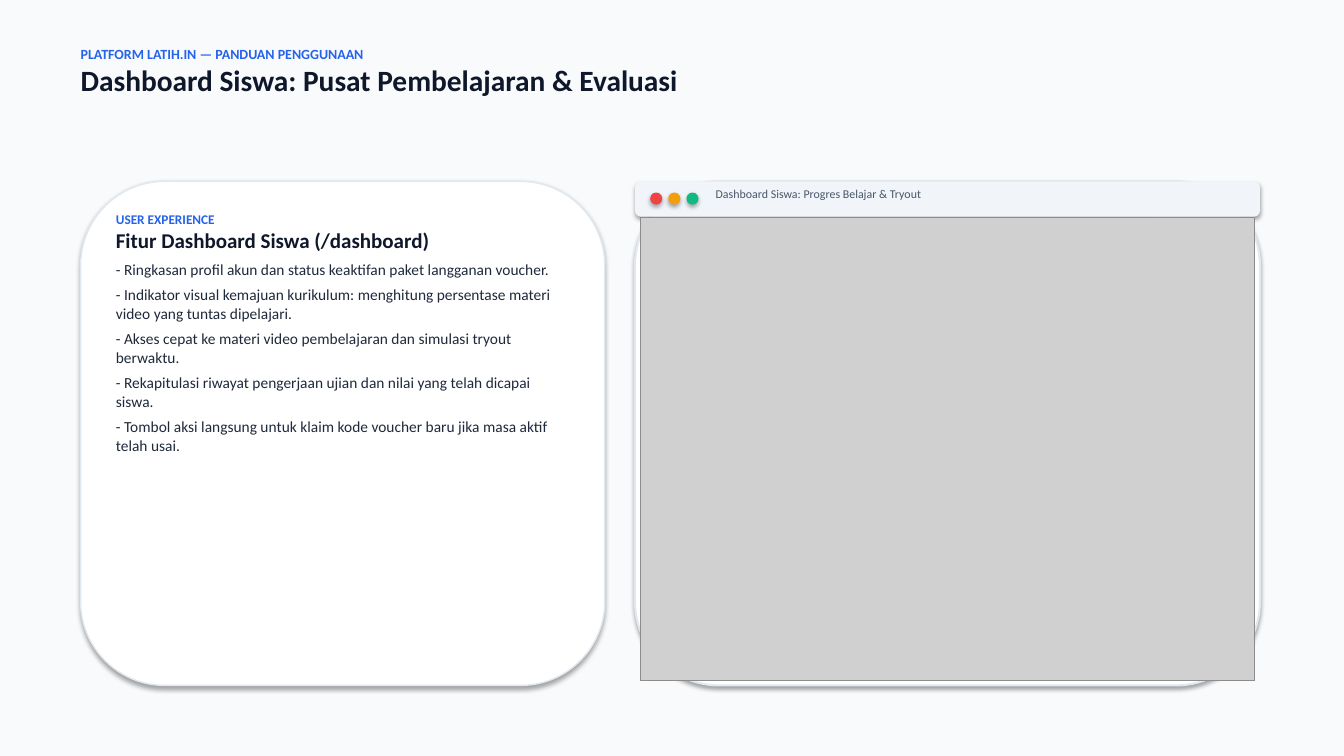
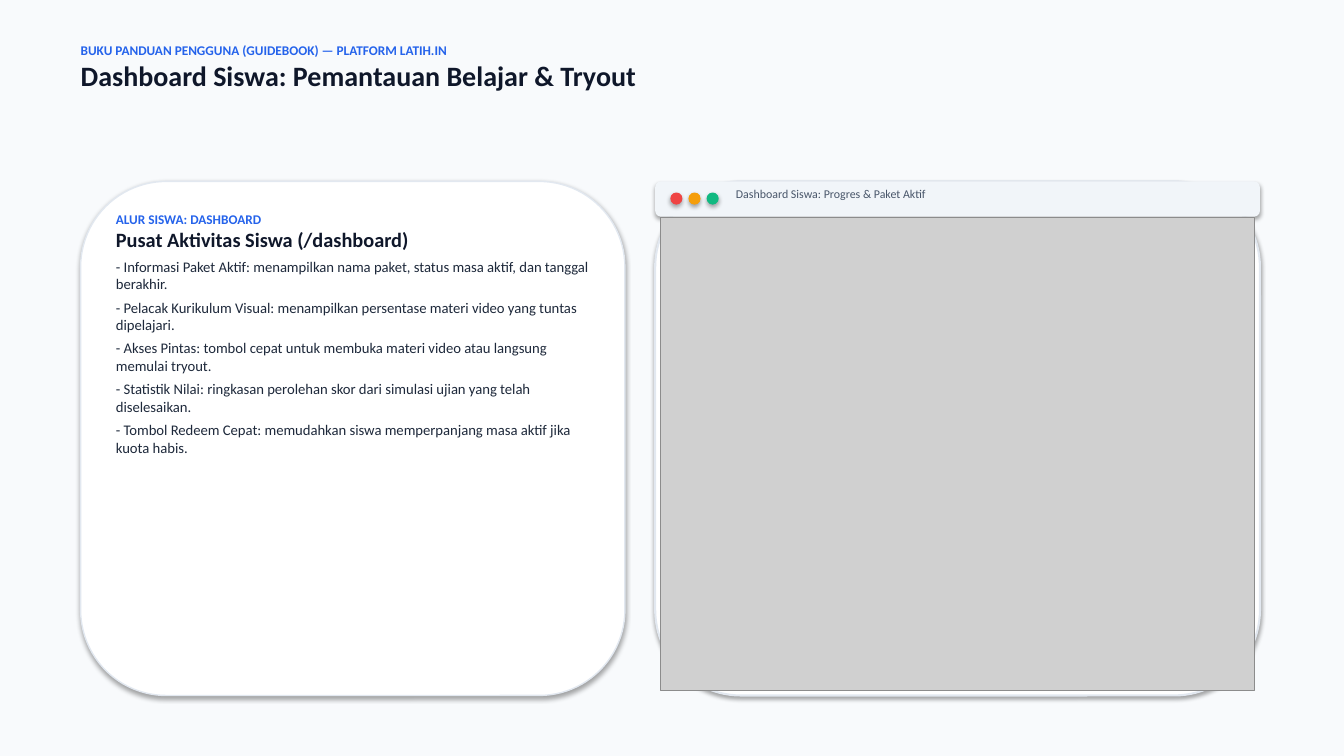
Before and after one commit to Salman-artz/latih.in, a slide deck: slide 5 of guidebook.pptx (slide 4 before the commit). Drawn at 1344x756 pixels with LibreOffice and Linux fonts; fonts in the diff are those of the drawing; grey boxes stand for pictures. Boxes give left, top, right and bottom in pixels: in the first picture for what was removed or moved away, otherwise in the second. Text is boxed around its words. In the diff, an @@ line names an element or a change of style, - is before the commit and + after.

Commit message:
docs: update guidebook.pptx with screenshots on every slide

```diff
--- a/guidebook.pptx
+++ b/guidebook.pptx
@@ text at <box>81,45,635,91</box>: text changed; size 21 to 9.5 pt; text colour #0F172A to #2563EB @@
-PLATFORM LATIH.IN — PANDUAN PENGGUNAAN
-Dashboard Siswa: Pusat Pembelajaran & Evaluasi
+BUKU PANDUAN PENGGUNA (GUIDEBOOK) — PLATFORM LATIH.IN
+Dashboard Siswa: Pemantauan Belajar & Tryout
@@ rounded rectangle: place and size @@
-rounded rectangle at <box>81,181,605,686</box>
+rounded rectangle at <box>81,181,625,696</box>
@@ rounded rectangle: place and size @@
-rounded rectangle at <box>635,181,1260,217</box>
+rounded rectangle at <box>655,181,1260,217</box>
@@ rounded rectangle: place and size @@
-rounded rectangle at <box>635,181,1260,686</box>
+rounded rectangle at <box>655,181,1260,696</box>
@@ 3 ellipses: place and size @@
-3 ellipses at <box>650,193,699,205</box>
+3 ellipses at <box>670,193,719,205</box>
@@ text at <box>736,189,926,200</box>: text changed @@
-Dashboard Siswa: Progres Belajar & Tryout
+Dashboard Siswa: Progres & Paket Aktif
@@ text at <box>116,215,588,453</box>: text changed; size 11 to 10.5 pt @@
-USER EXPERIENCE
-Fitur Dashboard Siswa (/dashboard)
-- Ringkasan profil akun dan status keaktifan paket langganan voucher.
-- Indikator visual kemajuan kurikulum: menghitung persentase materi video yang tuntas dipelajari.
-- Akses cepat ke materi video pembelajaran dan simulasi tryout berwaktu.
-- Rekapitulasi riwayat pengerjaan ujian dan nilai yang telah dicapai siswa.
-- Tombol aksi langsung untuk klaim kode voucher baru jika masa aktif telah usai.
+ALUR SISWA: DASHBOARD
+Pusat Aktivitas Siswa (/dashboard)
+- Informasi Paket Aktif: menampilkan nama paket, status masa aktif, dan tanggal berakhir.
+- Pelacak Kurikulum Visual: menampilkan persentase materi video yang tuntas dipelajari.
+- Akses Pintas: tombol cepat untuk membuka materi video atau langsung memulai tryout.
+- Statistik Nilai: ringkasan perolehan skor dari simulasi ujian yang telah diselesaikan.
+- Tombol Redeem Cepat: memudahkan siswa memperpanjang masa aktif jika kuota habis.
@@ picture: place and size @@
-picture at <box>640,218,1255,681</box>
+picture at <box>660,218,1255,691</box>
```
Also in this commit, not shown: 6 other slides changed, 8 slides added, 4 slides removed.
